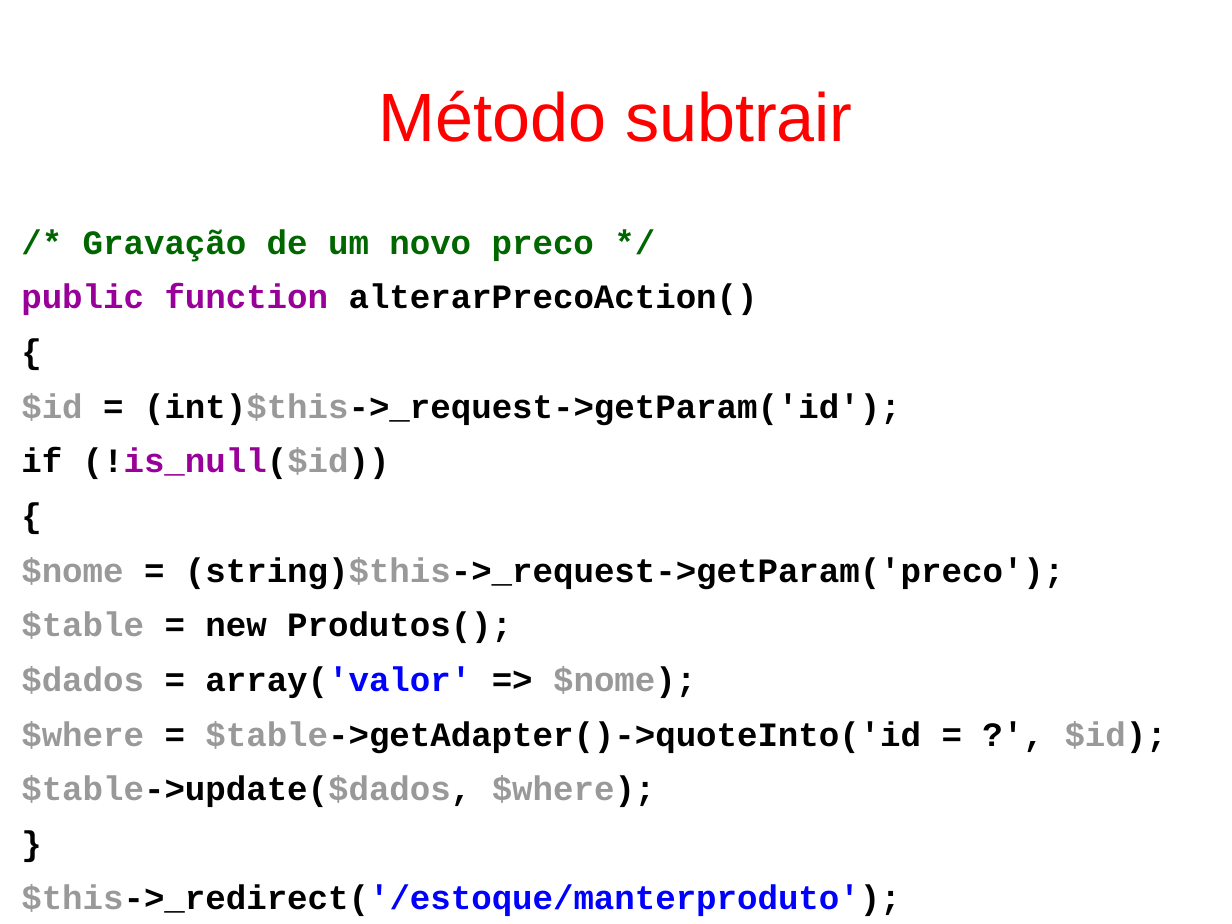
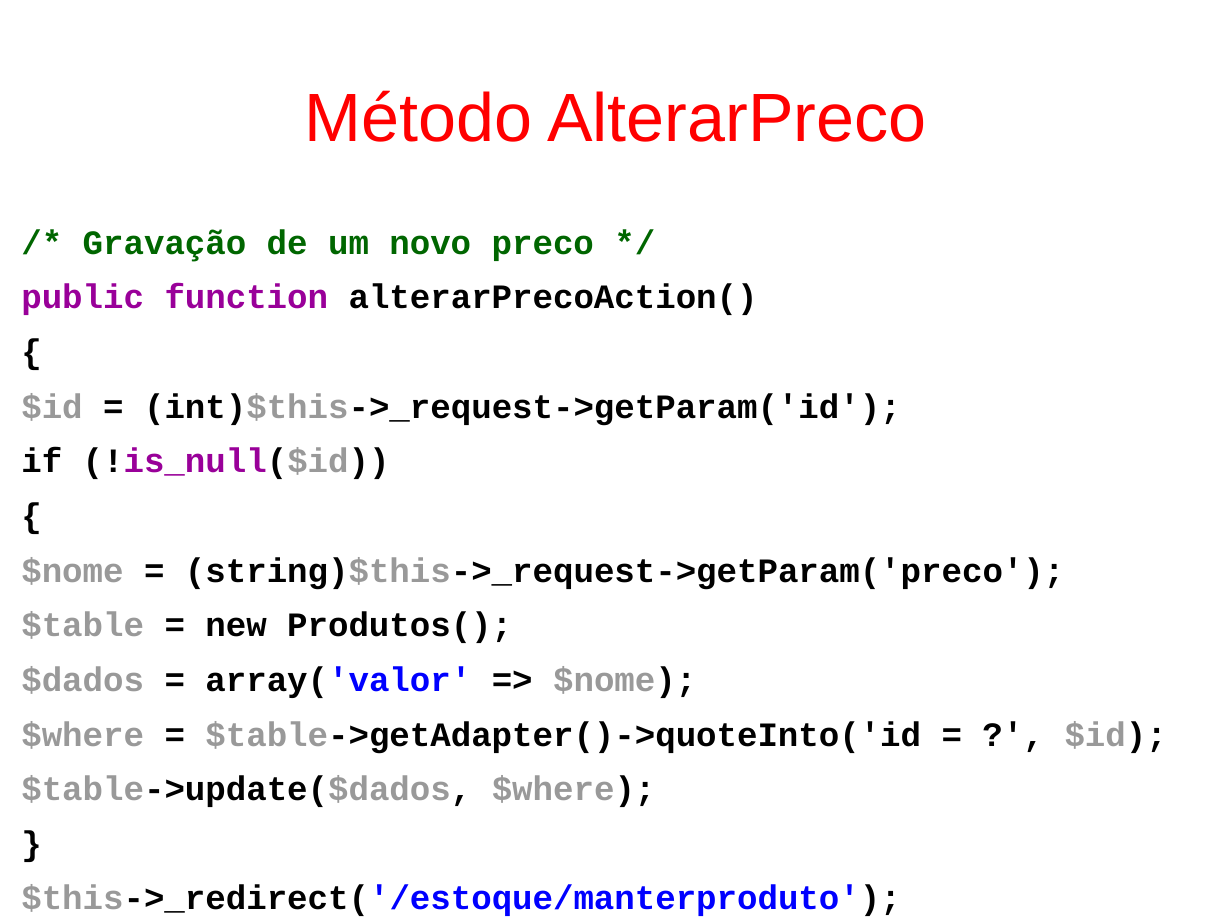
Before and after one commit to fgsl/lojasacme, a slide deck: slide 151 of docs/tutorial.odp (slide 152 before the commit). Drawn at 1232x924 pixels with LibreOffice and Linux fonts; fonts in the diff are those of the drawing. Boxes give left, top, right and bottom in pixels: in the first picture for what was removed or moved away, otherwise in the second. Text is boxed around its words. In the diff, an @@ line names an element or a change of style, - is before the commit and + after.

```diff
--- a/docs/tutorial.odp
+++ b/docs/tutorial.odp
@@ title at [304, 90, 926, 142]: text changed @@
-Método subtrair
+Método AlterarPreco
```
Also in this commit, not shown: 3 other slides changed, 1 slide added.
